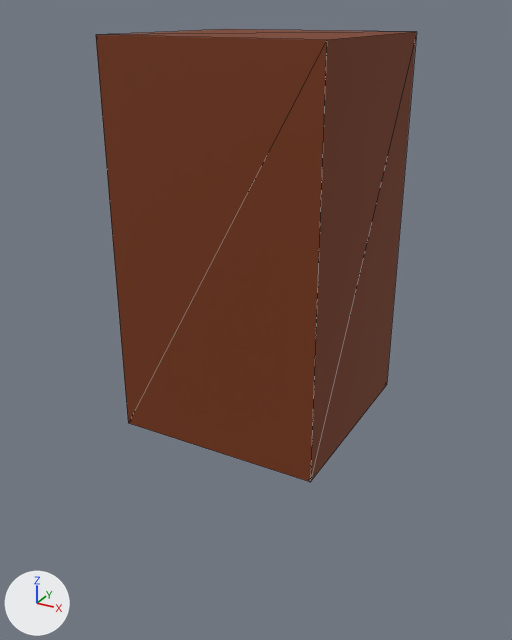
Before and after pictures for a commit that changed the glTF model public/assets/models/interiors/interior_chair_01.glb.
Camera for both pictures: a 50 mm camera at (0.763, -1.43, 0.948) aimed at (-0.018, -0.01, 0.238). Every picture has the same lights, and +X, +Y and +Z are marked at lower left. The older version comes first. Mesh edges are drawn as thin lines. Where no turn or scale is listed for an object, it has been applied to the vertices. Vertices at exactly the same position are counted once.
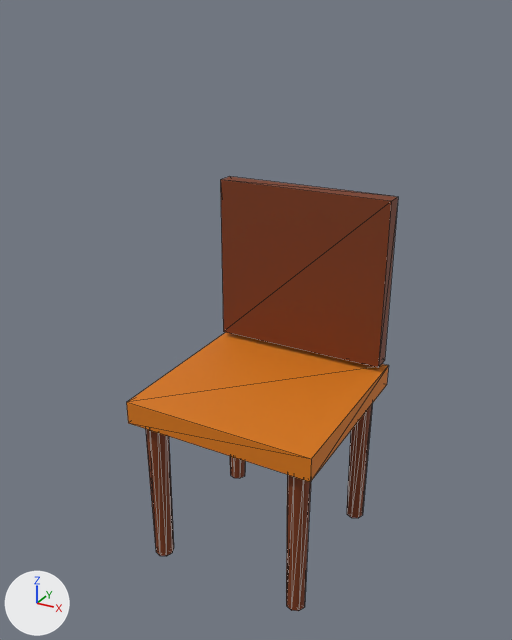
The newer file is also turned or shifted as a whole; pictures and numbers use the older file's frame.

Pixel boxes (x1, y1, x2, y2) of what changed, in the pictures (512 x 640 px):
'Mesh_0', recoloured, rescaled (brown to orange, 18% narrower, 67% shorter): before (96, 29, 416, 482); after (126, 332, 389, 482)
'Mesh_1', added (brown): after (220, 176, 398, 368)
'Mesh_3', added (brown): after (286, 475, 311, 611)
'Mesh_2', added (brown): after (145, 429, 174, 556)
'Mesh_5', added (brown): after (347, 404, 372, 518)
'Mesh_4', added: after (230, 456, 245, 478)

The change, as a diff of the scene's bpy script:
```diff
--- a/public/assets/models/interiors/interior_chair_01.glb.py
+++ b/public/assets/models/interiors/interior_chair_01.glb.py
@@ mat_material_0 @@
 mat_material_0 = principled_material('Material_0')
-mat_material_0.base_color = (0.188, 0.0356, 0.00478)  # brown #78350f
+mat_material_0.base_color = (0.694, 0.184, 0.00182)  # orange #d97706
 mat_material_0.roughness = 0.8
@@ mat_material_1 @@
+mat_material_1 = principled_material('Material_1')
+mat_material_1.base_color = (0.188, 0.0356, 0.00478)  # brown #78350f
+mat_material_1.roughness = 0.6
@@ me_mesh_0 @@
 # used by ob_mesh_0; location = (0.0, 0.0, 0.45)
-me_mesh_0.from_pydata(...)  # 8 vertices, 12 faces; spans x -0.25..0.25, y -0.25..0.25, z -0.45..0.45
+me_mesh_0.from_pydata(...)  # 8 vertices, 12 faces; spans x -0.25..0.25, y -0.25..0.25, z -0.45..-0.39
+# me_mesh_0 part 1: the whole mesh is scaled about its middle by (1, 1, 0.0667), then moved by (0.0, 0.0, -0.42)
 me_mesh_0.materials.append(mat_material_0)
@@ me_mesh_5 @@
+me_mesh_5.from_pydata(...)  # 20 vertices, 32 faces; spans x -0.03..0.03, y -0.03..0.03, z -0.22..0.22
+me_mesh_5.materials.append(mat_material_1)  # brown #78350f
@@ me_mesh_1 @@
+me_mesh_1.from_pydata(...)  # a box spanning x -0.24..0.24, y -0.025..0.025, z -0.225..0.225
+me_mesh_1.materials.append(mat_material_1)  # brown #78350f
@@ ob_mesh_5 @@
+ob_mesh_5 = bpy.data.objects.new('Mesh_5', me_mesh_5)
+ob_mesh_5.location = (0.2, 0.2, -0.2)
@@ ob_mesh_4 @@
+ob_mesh_4 = bpy.data.objects.new('Mesh_4', me_mesh_5.copy())
+ob_mesh_4.location = (-0.2, 0.2, -0.2)
@@ ob_mesh_3 @@
+ob_mesh_3 = bpy.data.objects.new('Mesh_3', me_mesh_5.copy())
+ob_mesh_3.location = (0.2, -0.2, -0.2)
@@ ob_mesh_2 @@
+ob_mesh_2 = bpy.data.objects.new('Mesh_2', me_mesh_5.copy())
+ob_mesh_2.location = (-0.2, -0.2, -0.2)
@@ ob_mesh_1 @@
+ob_mesh_1 = bpy.data.objects.new('Mesh_1', me_mesh_1)
+ob_mesh_1.location = (0.0, 0.22, 0.3)
```
